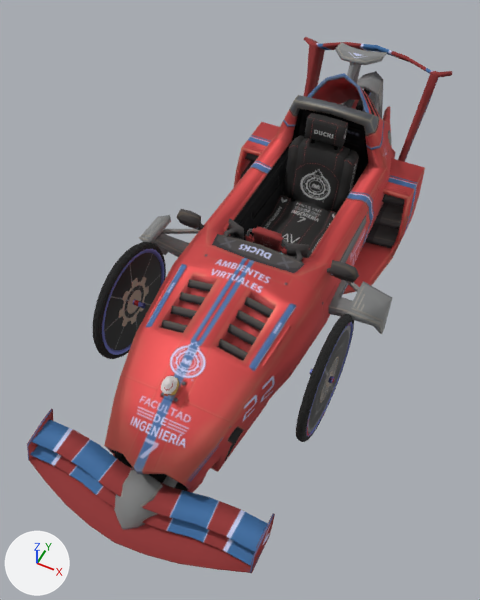
An edit to the FBX model Assets/_VE/Modelos/Escuderia Bravo/Furtivos/Furtivo7/F07.fbx, drawn before and after from the same camera.
Before and after are seen from a 50 mm lens placed at (1.27, -3.46, 3.72), pointed at (-0.09, -0.74, 0.32). Lighting does not change. The marker at lower left points along +X, +Y and +Z. Where no turn or scale is listed for an object, it has been applied to the vertices.

Before the edit, the objects in view are built like this:
```python
me_ale_07 = bpy.data.meshes.new('ale_07')
me_ale_07.from_pydata(...)  # 60 vertices, 116 faces; spans x -0.622..0.622, y 0.961..1.721, z 0.198..1.053
me_ale_07.materials.append(mat_cro_07)
me_asiento_1 = bpy.data.meshes.new('asiento 1')
me_asiento_1.from_pydata(...)  # 354 vertices, 624 faces; spans x -0.253..0.253, y -0.638..0.551, z 0.168..1.063
me_asiento_1.materials.append(mat_cab_07)
me_wheels_002 = bpy.data.meshes.new('wheels.002')
me_wheels_002.from_pydata(...)  # 1836 vertices, 3172 faces; spans x -0.74..0.74, y -1.55..1.91, z 0.0..0.82
me_wheels_002.materials.append(mat_whe_07)
ob_ale_07 = bpy.data.objects.new('ale_07', me_ale_07)
ob_ale_07.location = (0.0, -0.004, 0.084)
ob_sil_07 = bpy.data.objects.new('sil_07', me_asiento_1)
ob_sil_07.location = (0.0, 0.0, 0.0)
ob_wheels07 = bpy.data.objects.new('wheels07', me_wheels_002)
ob_wheels07.location = (0.0, 0.0, 0.0)
# also in view: 'vol_07' at (0.0, -0.51, 0.71); 'cro_07' at (0.0, -0.34, 0.69)
```
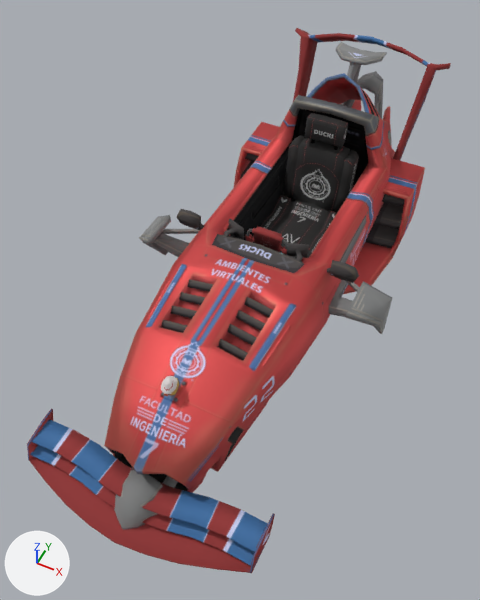
What the commit changed:
me_ale_07 is used by ob_ale_07; location (0.0, -0.004, 0.084).
me_ale_07 had 60 vertices, 116 faces and spanned x -0.622..0.622, y 0.961..1.721, z 0.198..1.053.
me_ale_07 now has 76 vertices, 126 faces and spans x -0.622..0.622, y 0.758..1.518, z 0.36..1.215.
me_ale_07 part 1: the whole mesh is rebuilt.
Object 'wheels07' (ob_wheels07) is deleted.

Location of each change, (x1, y1, x2, y2) in pixels of the pictures (480 x 600 px):
'wheels07', deleted: before (93, 89, 375, 442)
'ale_07', reshaped (7% wider): before (304, 37, 452, 162); after (293, 28, 451, 160)
